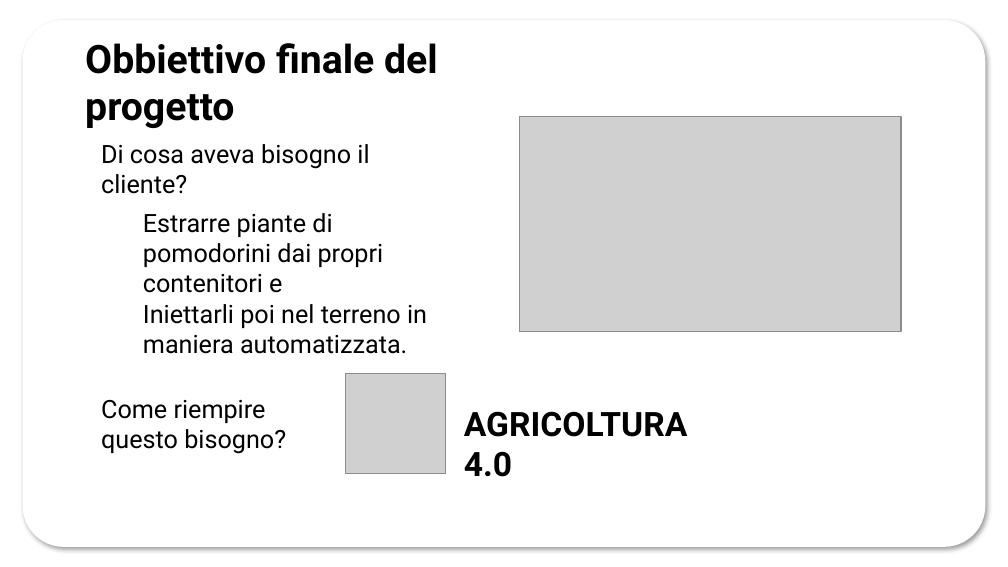
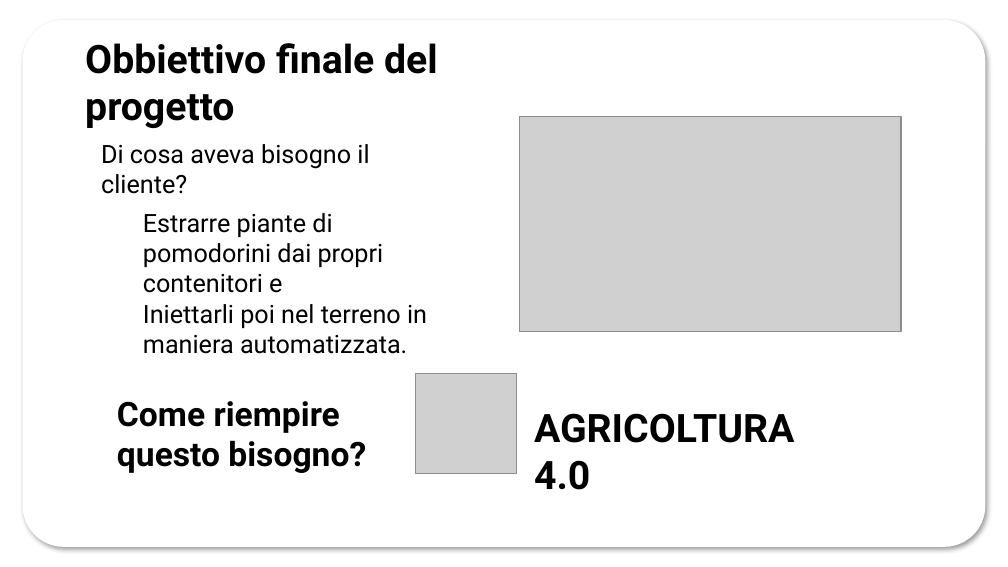
Before and after one commit to mpiffari/SourceCode_BachelorDegree, a slide deck: slide 6 of ABB_KMRosso.pptx. Drawn at 1008x567 pixels with LibreOffice and Linux fonts; fonts in the diff are those of the drawing; grey boxes stand for pictures; background and template pictures are left out. Boxes give left, top, right and bottom in pixels: in the first picture for what was removed or moved away, otherwise in the second. Text is boxed around its words. In the diff, an @@ line names an element or a change of style, - is before the commit and + after.

```diff
--- a/ABB_KMRosso.pptx
+++ b/ABB_KMRosso.pptx
@@ text "Come riempire questo bisogno?": place and size @@
-text "Come riempire questo bisogno?" at bbox=[101, 400, 286, 454]
+text "Come riempire questo bisogno?" at bbox=[117, 401, 366, 473]
@@ text "Come riempire questo bisogno?" at bbox=[117, 401, 366, 473]: size 18 to 24 pt, bold on @@
@@ picture: place and size @@
-picture at bbox=[346, 373, 447, 474]
+picture at bbox=[415, 373, 516, 474]
@@ text "AGRICOLTURA 4.0": place and size @@
-text "AGRICOLTURA 4.0" at bbox=[464, 411, 687, 477]
+text "AGRICOLTURA 4.0" at bbox=[534, 413, 794, 490]
@@ text "AGRICOLTURA 4.0" at bbox=[534, 413, 794, 490]: size 24 to 28 pt @@
```
Also in this commit, not shown: 2 other slides changed, 4 slides added, 4 slides removed.
